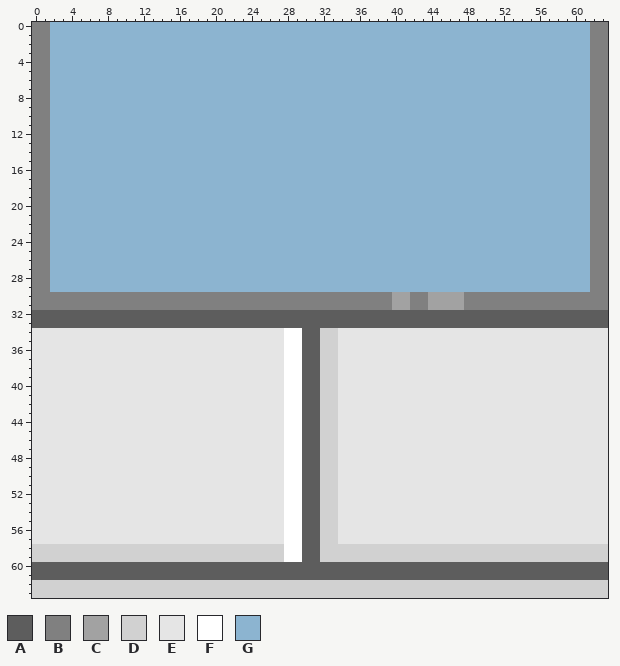
One commit to this pixel-art sprite: RAT.gmx/sprites/images/spr_Wall_Lab_Alone_0.png. Above: the version before the commit.
The file is 64x64 pixels.
Palette (. is transparent): A #5d5d5d  B #808080  C #a2a2a2  D #d1d1d1  E #e5e5e5  F #ffffff  G #8cb4d0
Pixels before (only the part around the change), first column x 0:
 0 BBGGGGGGGGGGGGGGGGGGGGGGGGGGGGGGGGGGGGGGGGGGGGGGGGGGGGGGGGGGGGBB
 1 BBGGGGGGGGGGGGGGGGGGGGGGGGGGGGGGGGGGGGGGGGGGGGGGGGGGGGGGGGGGGGBB
 2 BBGGGGGGGGGGGGGGGGGGGGGGGGGGGGGGGGGGGGGGGGGGGGGGGGGGGGGGGGGGGGBB
 3 BBGGGGGGGGGGGGGGGGGGGGGGGGGGGGGGGGGGGGGGGGGGGGGGGGGGGGGGGGGGGGBB
 4 BBGGGGGGGGGGGGGGGGGGGGGGGGGGGGGGGGGGGGGGGGGGGGGGGGGGGGGGGGGGGGBB
 5 BBGGGGGGGGGGGGGGGGGGGGGGGGGGGGGGGGGGGGGGGGGGGGGGGGGGGGGGGGGGGGBB
 6 BBGGGGGGGGGGGGGGGGGGGGGGGGGGGGGGGGGGGGGGGGGGGGGGGGGGGGGGGGGGGGBB
 7 BBGGGGGGGGGGGGGGGGGGGGGGGGGGGGGGGGGGGGGGGGGGGGGGGGGGGGGGGGGGGGBB
 8 BBGGGGGGGGGGGGGGGGGGGGGGGGGGGGGGGGGGGGGGGGGGGGGGGGGGGGGGGGGGGGBB
 9 BBGGGGGGGGGGGGGGGGGGGGGGGGGGGGGGGGGGGGGGGGGGGGGGGGGGGGGGGGGGGGBB
10 BBGGGGGGGGGGGGGGGGGGGGGGGGGGGGGGGGGGGGGGGGGGGGGGGGGGGGGGGGGGGGBB
11 BBGGGGGGGGGGGGGGGGGGGGGGGGGGGGGGGGGGGGGGGGGGGGGGGGGGGGGGGGGGGGBB
12 BBGGGGGGGGGGGGGGGGGGGGGGGGGGGGGGGGGGGGGGGGGGGGGGGGGGGGGGGGGGGGBB
13 BBGGGGGGGGGGGGGGGGGGGGGGGGGGGGGGGGGGGGGGGGGGGGGGGGGGGGGGGGGGGGBB
14 BBGGGGGGGGGGGGGGGGGGGGGGGGGGGGGGGGGGGGGGGGGGGGGGGGGGGGGGGGGGGGBB
15 BBGGGGGGGGGGGGGGGGGGGGGGGGGGGGGGGGGGGGGGGGGGGGGGGGGGGGGGGGGGGGBB
16 BBGGGGGGGGGGGGGGGGGGGGGGGGGGGGGGGGGGGGGGGGGGGGGGGGGGGGGGGGGGGGBB
17 BBGGGGGGGGGGGGGGGGGGGGGGGGGGGGGGGGGGGGGGGGGGGGGGGGGGGGGGGGGGGGBB
18 BBGGGGGGGGGGGGGGGGGGGGGGGGGGGGGGGGGGGGGGGGGGGGGGGGGGGGGGGGGGGGBB
19 BBGGGGGGGGGGGGGGGGGGGGGGGGGGGGGGGGGGGGGGGGGGGGGGGGGGGGGGGGGGGGBB
20 BBGGGGGGGGGGGGGGGGGGGGGGGGGGGGGGGGGGGGGGGGGGGGGGGGGGGGGGGGGGGGBB
21 BBGGGGGGGGGGGGGGGGGGGGGGGGGGGGGGGGGGGGGGGGGGGGGGGGGGGGGGGGGGGGBB
22 BBGGGGGGGGGGGGGGGGGGGGGGGGGGGGGGGGGGGGGGGGGGGGGGGGGGGGGGGGGGGGBB
23 BBGGGGGGGGGGGGGGGGGGGGGGGGGGGGGGGGGGGGGGGGGGGGGGGGGGGGGGGGGGGGBB
24 BBGGGGGGGGGGGGGGGGGGGGGGGGGGGGGGGGGGGGGGGGGGGGGGGGGGGGGGGGGGGGBB
25 BBGGGGGGGGGGGGGGGGGGGGGGGGGGGGGGGGGGGGGGGGGGGGGGGGGGGGGGGGGGGGBB
26 BBGGGGGGGGGGGGGGGGGGGGGGGGGGGGGGGGGGGGGGGGGGGGGGGGGGGGGGGGGGGGBB
27 BBGGGGGGGGGGGGGGGGGGGGGGGGGGGGGGGGGGGGGGGGGGGGGGGGGGGGGGGGGGGGBB
28 BBGGGGGGGGGGGGGGGGGGGGGGGGGGGGGGGGGGGGGGGGGGGGGGGGGGGGGGGGGGGGBB
29 BBGGGGGGGGGGGGGGGGGGGGGGGGGGGGGGGGGGGGGGGGGGGGGGGGGGGGGGGGGGGGBB
30 BBBBBBBBBBBBBBBBBBBBBBBBBBBBBBBBBBBBBBBBCCBBCCCCBBBBBBBBBBBBBBBB
31 BBBBBBBBBBBBBBBBBBBBBBBBBBBBBBBBBBBBBBBBCCBBCCCCBBBBBBBBBBBBBBBB
32 AAAAAAAAAAAAAAAAAAAAAAAAAAAAAAAAAAAAAAAAAAAAAAAAAAAAAAAAAAAAAAAA
33 AAAAAAAAAAAAAAAAAAAAAAAAAAAAAAAAAAAAAAAAAAAAAAAAAAAAAAAAAAAAAAAA
34 EEEEEEEEEEEEEEEEEEEEEEEEEEEEFFAADDEEEEEEEEEEEEEEEEEEEEEEEEEEEEEE
35 EEEEEEEEEEEEEEEEEEEEEEEEEEEEFFAADDEEEEEEEEEEEEEEEEEEEEEEEEEEEEEE
36 EEEEEEEEEEEEEEEEEEEEEEEEEEEEFFAADDEEEEEEEEEEEEEEEEEEEEEEEEEEEEEE
37 EEEEEEEEEEEEEEEEEEEEEEEEEEEEFFAADDEEEEEEEEEEEEEEEEEEEEEEEEEEEEEE
38 EEEEEEEEEEEEEEEEEEEEEEEEEEEEFFAADDEEEEEEEEEEEEEEEEEEEEEEEEEEEEEE
39 EEEEEEEEEEEEEEEEEEEEEEEEEEEEFFAADDEEEEEEEEEEEEEEEEEEEEEEEEEEEEEE
40 EEEEEEEEEEEEEEEEEEEEEEEEEEEEFFAADDEEEEEEEEEEEEEEEEEEEEEEEEEEEEEE
41 EEEEEEEEEEEEEEEEEEEEEEEEEEEEFFAADDEEEEEEEEEEEEEEEEEEEEEEEEEEEEEE
42 EEEEEEEEEEEEEEEEEEEEEEEEEEEEFFAADDEEEEEEEEEEEEEEEEEEEEEEEEEEEEEE
43 EEEEEEEEEEEEEEEEEEEEEEEEEEEEFFAADDEEEEEEEEEEEEEEEEEEEEEEEEEEEEEE
44 EEEEEEEEEEEEEEEEEEEEEEEEEEEEFFAADDEEEEEEEEEEEEEEEEEEEEEEEEEEEEEE
45 EEEEEEEEEEEEEEEEEEEEEEEEEEEEFFAADDEEEEEEEEEEEEEEEEEEEEEEEEEEEEEE
46 EEEEEEEEEEEEEEEEEEEEEEEEEEEEFFAADDEEEEEEEEEEEEEEEEEEEEEEEEEEEEEE
47 EEEEEEEEEEEEEEEEEEEEEEEEEEEEFFAADDEEEEEEEEEEEEEEEEEEEEEEEEEEEEEE
48 EEEEEEEEEEEEEEEEEEEEEEEEEEEEFFAADDEEEEEEEEEEEEEEEEEEEEEEEEEEEEEE
49 EEEEEEEEEEEEEEEEEEEEEEEEEEEEFFAADDEEEEEEEEEEEEEEEEEEEEEEEEEEEEEE
50 EEEEEEEEEEEEEEEEEEEEEEEEEEEEFFAADDEEEEEEEEEEEEEEEEEEEEEEEEEEEEEE
51 EEEEEEEEEEEEEEEEEEEEEEEEEEEEFFAADDEEEEEEEEEEEEEEEEEEEEEEEEEEEEEE
52 EEEEEEEEEEEEEEEEEEEEEEEEEEEEFFAADDEEEEEEEEEEEEEEEEEEEEEEEEEEEEEE
53 EEEEEEEEEEEEEEEEEEEEEEEEEEEEFFAADDEEEEEEEEEEEEEEEEEEEEEEEEEEEEEE
54 EEEEEEEEEEEEEEEEEEEEEEEEEEEEFFAADDEEEEEEEEEEEEEEEEEEEEEEEEEEEEEE
55 EEEEEEEEEEEEEEEEEEEEEEEEEEEEFFAADDEEEEEEEEEEEEEEEEEEEEEEEEEEEEEE
56 EEEEEEEEEEEEEEEEEEEEEEEEEEEEFFAADDEEEEEEEEEEEEEEEEEEEEEEEEEEEEEE
57 EEEEEEEEEEEEEEEEEEEEEEEEEEEEFFAADDEEEEEEEEEEEEEEEEEEEEEEEEEEEEEE
58 DDDDDDDDDDDDDDDDDDDDDDDDDDDDFFAADDDDDDDDDDDDDDDDDDDDDDDDDDDDDDDD
59 DDDDDDDDDDDDDDDDDDDDDDDDDDDDFFAADDDDDDDDDDDDDDDDDDDDDDDDDDDDDDDD
60 AAAAAAAAAAAAAAAAAAAAAAAAAAAAAAAAAAAAAAAAAAAAAAAAAAAAAAAAAAAAAAAA
61 AAAAAAAAAAAAAAAAAAAAAAAAAAAAAAAAAAAAAAAAAAAAAAAAAAAAAAAAAAAAAAAA
62 DDDDDDDDDDDDDDDDDDDDDDDDDDDDDDDDDDDDDDDDDDDDDDDDDDDDDDDDDDDDDDDD
63 DDDDDDDDDDDDDDDDDDDDDDDDDDDDDDDDDDDDDDDDDDDDDDDDDDDDDDDDDDDDDDDD
And afterwards:
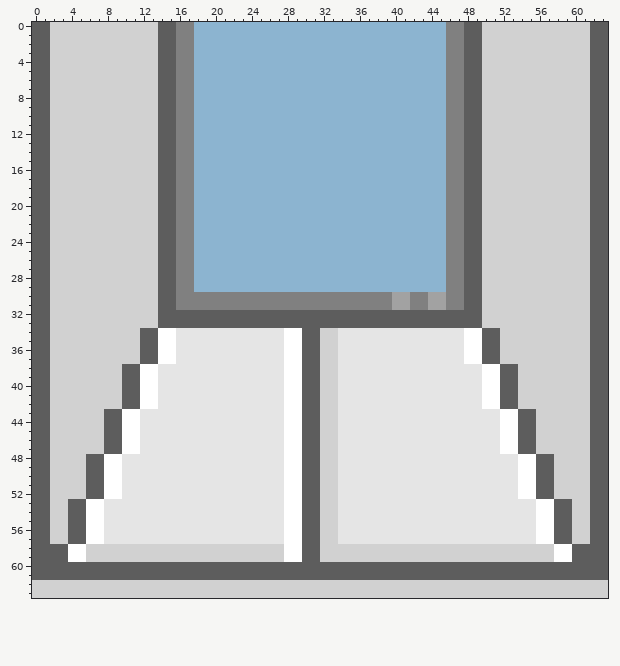
The commit says: changes the wall sprites and added turn corners
What changed:
Changed rows in their new state; - is an unchanged pixel.
first column x 0:
 0 AADDDDDDDDDDDDAABB----------------------------BBAADDDDDDDDDDDDAA
 1 AADDDDDDDDDDDDAABB----------------------------BBAADDDDDDDDDDDDAA
 2 AADDDDDDDDDDDDAABB----------------------------BBAADDDDDDDDDDDDAA
 3 AADDDDDDDDDDDDAABB----------------------------BBAADDDDDDDDDDDDAA
 4 AADDDDDDDDDDDDAABB----------------------------BBAADDDDDDDDDDDDAA
 5 AADDDDDDDDDDDDAABB----------------------------BBAADDDDDDDDDDDDAA
 6 AADDDDDDDDDDDDAABB----------------------------BBAADDDDDDDDDDDDAA
 7 AADDDDDDDDDDDDAABB----------------------------BBAADDDDDDDDDDDDAA
 8 AADDDDDDDDDDDDAABB----------------------------BBAADDDDDDDDDDDDAA
 9 AADDDDDDDDDDDDAABB----------------------------BBAADDDDDDDDDDDDAA
10 AADDDDDDDDDDDDAABB----------------------------BBAADDDDDDDDDDDDAA
11 AADDDDDDDDDDDDAABB----------------------------BBAADDDDDDDDDDDDAA
12 AADDDDDDDDDDDDAABB----------------------------BBAADDDDDDDDDDDDAA
13 AADDDDDDDDDDDDAABB----------------------------BBAADDDDDDDDDDDDAA
14 AADDDDDDDDDDDDAABB----------------------------BBAADDDDDDDDDDDDAA
15 AADDDDDDDDDDDDAABB----------------------------BBAADDDDDDDDDDDDAA
16 AADDDDDDDDDDDDAABB----------------------------BBAADDDDDDDDDDDDAA
17 AADDDDDDDDDDDDAABB----------------------------BBAADDDDDDDDDDDDAA
18 AADDDDDDDDDDDDAABB----------------------------BBAADDDDDDDDDDDDAA
19 AADDDDDDDDDDDDAABB----------------------------BBAADDDDDDDDDDDDAA
20 AADDDDDDDDDDDDAABB----------------------------BBAADDDDDDDDDDDDAA
21 AADDDDDDDDDDDDAABB----------------------------BBAADDDDDDDDDDDDAA
22 AADDDDDDDDDDDDAABB----------------------------BBAADDDDDDDDDDDDAA
23 AADDDDDDDDDDDDAABB----------------------------BBAADDDDDDDDDDDDAA
24 AADDDDDDDDDDDDAABB----------------------------BBAADDDDDDDDDDDDAA
25 AADDDDDDDDDDDDAABB----------------------------BBAADDDDDDDDDDDDAA
26 AADDDDDDDDDDDDAABB----------------------------BBAADDDDDDDDDDDDAA
27 AADDDDDDDDDDDDAABB----------------------------BBAADDDDDDDDDDDDAA
28 AADDDDDDDDDDDDAABB----------------------------BBAADDDDDDDDDDDDAA
29 AADDDDDDDDDDDDAABB----------------------------BBAADDDDDDDDDDDDAA
30 AADDDDDDDDDDDDAA------------------------------BBAADDDDDDDDDDDDAA
31 AADDDDDDDDDDDDAA------------------------------BBAADDDDDDDDDDDDAA
32 --DDDDDDDDDDDD------------------------------------DDDDDDDDDDDD--
33 --DDDDDDDDDDDD------------------------------------DDDDDDDDDDDD--
34 AADDDDDDDDDDAAFF--------------------------------FFAADDDDDDDDDDAA
35 AADDDDDDDDDDAAFF--------------------------------FFAADDDDDDDDDDAA
36 AADDDDDDDDDDAAFF--------------------------------FFAADDDDDDDDDDAA
37 AADDDDDDDDDDAAFF--------------------------------FFAADDDDDDDDDDAA
38 AADDDDDDDDAAFF------------------------------------FFAADDDDDDDDAA
39 AADDDDDDDDAAFF------------------------------------FFAADDDDDDDDAA
40 AADDDDDDDDAAFF------------------------------------FFAADDDDDDDDAA
41 AADDDDDDDDAAFF------------------------------------FFAADDDDDDDDAA
42 AADDDDDDDDAAFF------------------------------------FFAADDDDDDDDAA
43 AADDDDDDAAFF----------------------------------------FFAADDDDDDAA
44 AADDDDDDAAFF----------------------------------------FFAADDDDDDAA
45 AADDDDDDAAFF----------------------------------------FFAADDDDDDAA
46 AADDDDDDAAFF----------------------------------------FFAADDDDDDAA
47 AADDDDDDAAFF----------------------------------------FFAADDDDDDAA
48 AADDDDAAFF--------------------------------------------FFAADDDDAA
49 AADDDDAAFF--------------------------------------------FFAADDDDAA
50 AADDDDAAFF--------------------------------------------FFAADDDDAA
51 AADDDDAAFF--------------------------------------------FFAADDDDAA
52 AADDDDAAFF--------------------------------------------FFAADDDDAA
53 AADDAAFF------------------------------------------------FFAADDAA
54 AADDAAFF------------------------------------------------FFAADDAA
55 AADDAAFF------------------------------------------------FFAADDAA
56 AADDAAFF------------------------------------------------FFAADDAA
57 AADDAAFF------------------------------------------------FFAADDAA
58 AAAAFF----------------------------------------------------FFAAAA
59 AAAAFF----------------------------------------------------FFAAAA
Boxes around the changes in both pictures, in picture pixels (x1, y1, x2, y2):
changed: (32, 22, 194, 562)
changed: (446, 22, 608, 562)
